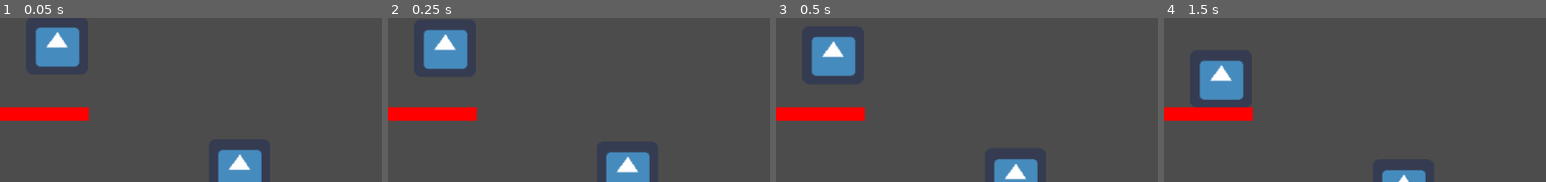
Above: before the commit, frames 1-4 (left to right).
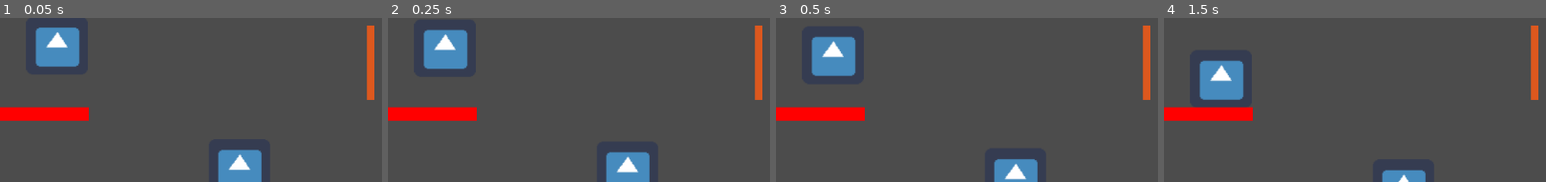
Above: after the commit, the same moments.

Repository: ludum-rlyeh/LD48-deeper-and-deeper
Game: Godot game, scene res://Scenes/InGame/Levels/LevelTests.tscn
Two runs of this game, one before a commit and one after it. Both use one fixed random seed, a clock stepped at 60 frames per second and the inputs below. Before the commit the project has no main scene; this scene is started directly in both runs. The engine's default icon, where the game draws it, is replaced by a stand-in: a white triangle on a blue panel in a dark square.
Inputs:
- Up to frame 1 (0.05 s): no input
- Up to frame 2 (0.25 s): no input
- Up to frame 3 (0.5 s): no input
- Up to frame 4 (1.5 s): tap Enter at 0.5 s; tap Space at 1.25 s
The pictures show only the part of the screen within x 32-82%, y 2-52%; the shares and areas given below are measured in that part.

The runs differ from the first frame. In frame 1, 0.9% of the frame differs, in the area x 96-98%, y 4-50%; in frame 2, 0.9%; in frame 3, 0.9%; in frame 4, 0.9%.

Commit message:
Create state machine

Diff:
--- a/Scenes/InGame/Characters/Character.tscn
+++ b/Scenes/InGame/Characters/Character.tscn
@@ -1,63 +1,104 @@
-[gd_scene load_steps=4 format=2]
+[gd_scene load_steps=7 format=2]
 
 [ext_resource path="res://Assets/icon.png" type="Texture" id=1]
+[ext_resource path="res://Scripts/StateMachine.gd" type="Script" id=2]
 
-[sub_resource type="GDScript" id=1]
-script/source = "extends KinematicBody2D
+[sub_resource type="GDScript" id=6]
+resource_name = "Normal"
+script/source = "extends Node
 
+var fsm: StateMachine
+
+export (Vector2) var jump_impulse= Vector2(0, -300)
 export (Vector2) var speed= Vector2(200,0)
-var velocity = Vector2.ZERO
 export (float) var gravity_scale = 5
-export (Vector2) var jump_impulse= Vector2(0, -300)
-export (Vector2) var rebound = Vector2(0,-150)
 
+onready var CrateDetectorRight : RayCast2D = get_parent().get_parent().find_node(\"CrateDetectorRight\", false)
+onready var CrateDetectorLeft : RayCast2D = get_parent().get_parent().find_node(\"CrateDetectorLeft\", false)
 
-func _ready():
-	pass # Replace with function body.
+var platform_detector
 
-func _physics_process(delta):
-	var snap = $PlatformDetector.cast_to
+func enter(args : Array):
+	platform_detector = fsm.player.find_node(\"PlatformDetector\")
 
-	if Input.is_action_just_pressed(\"ui_select\") and $PlatformDetector.is_colliding():
-		snap = Vector2 (0,0)
-		velocity.y= jump_impulse.y
+func physics_process(delta):
+	var snap = platform_detector.cast_to
+	if Input.is_action_just_pressed(\"ui_select\") and platform_detector.is_colliding():
+		snap = Vector2.ZERO
+		fsm.velocity.y= jump_impulse.y
 
 	if Input.is_action_just_released(\"ui_select\"):
-		velocity.y *= 0.7
+		fsm.velocity.y *= 0.7
 
 	if Input.is_action_pressed(\"ui_right\"):
-		velocity.x=speed.x
+		fsm.velocity.x = speed.x
 
 	elif Input.is_action_pressed(\"ui_left\"):
-		velocity.x= -speed.x
+		fsm.velocity.x= -speed.x
 
 	else:
-		velocity.x=0
+		fsm.velocity.x=0
 
-	# Interactions
-	push_crates()
+	if CrateDetectorRight.is_colliding():
+		var object = CrateDetectorRight.get_collider()
+		if object.is_in_group(\"Boxes\") and fsm.velocity.x > 0:
+			object.push(fsm.velocity / 10.0)
+
+	if CrateDetectorLeft.is_colliding():
+		var object = CrateDetectorLeft.get_collider()
+		if object.is_in_group(\"Boxes\")  and fsm.velocity.x < 0:
+			object.push(fsm.velocity / 10.0)
 
 	var gravity= Vector2(0,98)
-	velocity += gravity * delta * gravity_scale
-	velocity = move_and_slide_with_snap(velocity,snap,Vector2.ZERO,true,4,0.9)
+	fsm.velocity += gravity * delta * gravity_scale
+	fsm.velocity = fsm.player.move_and_slide_with_snap(fsm.velocity, snap, Vector2.ZERO,true,4,0.9)
 
-func push_crates():
-	if $CrateDetectorRight.is_colliding():
-		var object = $CrateDetectorRight.get_collider()
-		if object.is_in_group(\"Boxes\") and velocity.x > 0:
-			object.push(velocity / 10.0)
+func _on_Area2D_area_entered(area):
+	if area.is_in_group(\"Ropes\"):
+		Events.emit_signal(\"rope_handled\", fsm.player.velocity)
 
-	if $CrateDetectorLeft.is_colliding():
-		var object = $CrateDetectorLeft.get_collider()
-		if object.is_in_group(\"Boxes\")  and velocity.x < 0:
-			object.push(velocity / 10.0)
+	fsm.change_to(\"ClimbingRope\", [])
+"
+
+[sub_resource type="GDScript" id=5]
+resource_name = "Climbing"
+script/source = "extends Node
+
+var fsm: StateMachine
+
+var _climbing_velocity = Vector2(0, 30)
+var _rope : Node2D
+
+func enter_state(args : Array):
+	pass
+
+func physics_process(delta):
+	var velocity = get_parent().get_velocity()
+	if Input.is_action_just_pressed(\"ui_up\"):
+		get_parent().set_velocity(velocity - _climbing_velocity)
+	if Input.is_action_just_pressed(\"ui_down\"):
+		get_parent().set_velocity(velocity + _climbing_velocity)
+
+	if Input.is_action_just_pressed(\"ui_right\") or Input.is_action_just_pressed(\"ui_left\"):
+		fsm.change_to(\"SwingingRope\", [])
 "
 
 [sub_resource type="RectangleShape2D" id=2]
 extents = Vector2( 32.7783, 32.2322 )
 
+[sub_resource type="CircleShape2D" id=3]
+radius = 4.3984
+
 [node name="Character" type="KinematicBody2D"]
-script = SubResource( 1 )
+
+[node name="States" type="Node" parent="."]
+script = ExtResource( 2 )
+
+[node name="Normal" type="Node" parent="States"]
+script = SubResource( 6 )
+
+[node name="ClimbingRope" type="Node" parent="States"]
+script = SubResource( 5 )
 
 [node name="Sprite" type="Sprite" parent="."]
 texture = ExtResource( 1 )
@@ -75,3 +116,10 @@
 [node name="CrateDetectorLeft" type="RayCast2D" parent="."]
 enabled = true
 cast_to = Vector2( -50, 0 )
+
+[node name="Area2D" type="Area2D" parent="."]
+
+[node name="CollisionShape2D" type="CollisionShape2D" parent="Area2D"]
+shape = SubResource( 3 )
+
+[connection signal="area_entered" from="Area2D" to="States/Normal" method="_on_Area2D_area_entered"]
--- a/Scenes/InGame/Elements/Box.tscn
+++ b/Scenes/InGame/Elements/Box.tscn
@@ -8,7 +8,6 @@
 var velocity = Vector2.ZERO
 export (float) var gravity_scale = 5
 export (Vector2) var rebound = Vector2(0,-150)
-
 
 func _ready():
 	pass
--- a/Scenes/InGame/Elements/Rope.tscn
+++ b/Scenes/InGame/Elements/Rope.tscn
@@ -8,64 +8,84 @@
 export (float) var half_limit_in_degrees = 80
 export (bool) var debug = false
 export (float) var length_in_pixels = 100
+export (float) var resolution_step = 20
 
 onready var _half_limit_in_rads = deg2rad(half_limit_in_degrees)
-var _swinged = false
 var _swing_direction = 1
 var _velocity = 0
 var _current_length
 
+var _climbing = false
+var _swinging = false
+
+func on_rope_handled(velocity : Vector2, position : Vector2):
+	_velocity = velocity
+
 func on_balanced(velocity : Vector2, mass : float):
-	_swinged = true
+	_swinging = true
 	_swing_direction = sign(velocity.x)
 	_velocity = abs(velocity.x)
 
 func on_unbalanced():
-	_swinged = false
-	var direction = $Line2D.get_point_position(1).direction_to($Line2D.get_point_position(0))
-	var angle = Vector2.DOWN.angle_to(direction)
+	_swinging = false
+	var direction = $Line2D.get_direction()
+	var angle = _angle_with_vertical(direction)
 	if (_swing_direction > 0 and angle > 0) or (_swing_direction < 0 and angle < 0) :
 		_swing_direction *= -1
+
+func _on_climb():
+	_climbing = true
+
+func _climb_up(position : Vector2, velocity : Vector2) -> Vector2:
+	return velocity
+
+func _climb_down(position : Vector2, velocity : Vector2) -> Vector2:
+	return -velocity
 
 func _ready():
 	if debug:
 		on_balanced(Vector2(1, 0), 1)
 
-	$Line2D.set_point_position(0, Vector2(0, length_in_pixels))
-	_current_length = $Line2D.get_point_position(1).distance_to($Line2D.get_point_position(0))
+	$Line2D.initialize(resolution_step, length_in_pixels)
+	_current_length = $Line2D.get_length()
 
 func _process(delta):
-	$icon.position = $Line2D.get_point_position(0)
-	if _swinged:
+#	$icon.position = $Line2D.get_point_position(0)
+	if _swinging:
 		swing(delta)
 	else:
 		unswing(delta)
+
+	if _climbing:
+		#animation climbing
+		pass
 
 	if debug:
 		if Input.is_action_just_pressed(\"ui_down\"):
 			on_unbalanced()
 
+func unswing(delta):
+	var direction = $Line2D.get_direction()
+	var angle = _angle_with_vertical(direction)
+	var angular_velocity = _get_angular_velocity(delta)
 
-func unswing(delta):
-
-	var direction = $Line2D.get_point_position(1).direction_to($Line2D.get_point_position(0))
-	var angle = Vector2.DOWN.angle_to(direction)
-
-	var angular_velocity = _velocity * _swing_direction * delta
+	if angle == 0:
+		return
 
 	if sign(angle + angular_velocity) != sign(angle):
 		_velocity = 0
 		angle = 0
 	else:
-		angle += _velocity * _swing_direction * delta
+		angle += angular_velocity
 
 	direction = Vector2.DOWN.rotated(angle)
-	$Line2D.set_point_position(0, $Line2D.get_point_position(1) + direction * _current_length)
+	var new_position = $Line2D.get_point_position(1) + direction * _current_length
+	$Line2D.update_position(new_position)
 
 func swing(delta):
-		var direction = $Line2D.get_point_position(1).direction_to($Line2D.get_point_position(0))
-		var angle = Vector2.DOWN.angle_to(direction)
-		angle += _velocity * _swing_direction * delta
+		var direction = $Line2D.get_direction()
+		var angle = _angle_with_vertical(direction)
+		angle += _get_angular_velocity(delta)
 
 		if abs(angle) > _half_limit_in_rads:
 			var offset = abs(angle) - _half_limit_in_rads
@@ -73,17 +93,68 @@
 			_swing_direction *= -1
 
 		direction = Vector2.DOWN.rotated(angle)
-		$Line2D.set_point_position(0, $Line2D.get_point_position(1) + direction * _current_length)
+
+		var new_position = $Line2D.get_point_position(1) + direction * _current_length
+		$Line2D.update_position(new_position)
+
+
+func _get_angular_velocity(delta) -> float :
+	return _velocity * _swing_direction * delta
+
+func _angle_with_vertical(direction : Vector2) -> float:
+	return Vector2.DOWN.angle_to(direction)
+
+func _on_Area2D_body_entered(body):
+	Events.emit_signal(\"rope_handled\", get_parent())
 "
 
+[sub_resource type="GDScript" id=2]
+script/source = "extends Line2D
+
+func last_point():
+	return get_point_count() - 1
+
+func get_direction() -> Vector2:
+	return get_point_position(0).direction_to(get_point_position(last_point()))
+
+func get_length() -> float:
+	return get_point_position(0).distance_to(get_point_position(last_point()))
+
+func initialize(resolution_step : float, length : float):
+	set_point_position(0, Vector2.ZERO)
+	set_point_position(last_point(), Vector2(0, length))
+	var current_step = resolution_step
+	var position_index = 1
+	while current_step*position_index < length:
+		add_point(Vector2(0, current_step*position_index), position_index)
+		position_index+=1
+
+func update_position(position : Vector2):
+	set_point_position(last_point(), position)
+"
+
+[sub_resource type="SegmentShape2D" id=3]
+b = Vector2( 0, 196.412 )
+
 [node name="Rope" type="Node2D"]
+position = Vector2( 147.043, 30.5871 )
 script = SubResource( 1 )
-debug = true
 
 [node name="Line2D" type="Line2D" parent="."]
 points = PoolVector2Array( 0, 196.319, 0, 0 )
 default_color = Color( 0.870588, 0.34902, 0.121569, 1 )
+script = SubResource( 2 )
 
 [node name="icon" type="Sprite" parent="."]
+visible = false
 position = Vector2( -0.977013, 194.917 )
 texture = ExtResource( 1 )
+
+[node name="Area2D" type="Area2D" parent="."]
+collision_layer = 0
+collision_mask = 8
+
+[node name="CollisionShape2D" type="CollisionShape2D" parent="Area2D"]
+shape = SubResource( 3 )
+
+[connection signal="body_entered" from="Area2D" to="." method="_on_Area2D_body_entered"]
--- a/Scenes/InGame/Levels/LevelTests.tscn
+++ b/Scenes/InGame/Levels/LevelTests.tscn
@@ -1,7 +1,8 @@
-[gd_scene load_steps=5 format=2]
+[gd_scene load_steps=6 format=2]
 
 [ext_resource path="res://Scenes/InGame/Elements/Box.tscn" type="PackedScene" id=1]
 [ext_resource path="res://Scenes/InGame/Characters/Character.tscn" type="PackedScene" id=2]
+[ext_resource path="res://Scenes/InGame/Elements/Rope.tscn" type="PackedScene" id=3]
 
 [sub_resource type="RectangleShape2D" id=1]
 extents = Vector2( 500.167, 76.7412 )
@@ -40,3 +41,6 @@
 
 [node name="Character" parent="." instance=ExtResource( 2 )]
 position = Vector2( 142, 213 )
+
+[node name="Rope" parent="." instance=ExtResource( 3 )]
+position = Vector2( 822.203, 178.471 )
--- /dev/null
+++ b/Scripts/StateMachine.gd
@@ -0,0 +1,46 @@
+extends Node
+
+class_name StateMachine
+
+
+
+var velocity = Vector2.ZERO
+onready var player = get_parent()
+
+var _state : Object
+
+func _ready():
+	_state = get_node("Normal")
+	_enter_state([])
+
+func change_to(new_state, args : Array):
+	_state = get_node(new_state)
+	_enter_state(args)
+
+func _enter_state(args : Array):
+	_state.fsm = self
+	_state.enter(args)
+
+func _process(delta):
+	if _state.has_method("process"):
+		_state.process(delta)
+
+func _physics_process(delta):
+	if _state.has_method("physics_process"):
+		_state.physics_process(delta)
+
+func _input(event):
+	if _state.has_method("input"):
+		_state.input(event)
+
+func _unhandled_input(event):
+	if _state.has_method("unhandled_input"):
+		_state.unhandled_input(event)
+
+func _unhandled_key_input(event):
+	if _state.has_method("unhandled_key_input"):
+		_state.unhandled_key_input(event)
+
+func _notification(what):
+	if _state && _state.has_method("notification"):
+		_state.notification(what)
--- a/project.godot
+++ b/project.godot
@@ -8,9 +8,20 @@
 
 config_version=4
 
+_global_script_classes=[ {
+"base": "Node",
+"class": "StateMachine",
+"language": "GDScript",
+"path": "res://Scripts/StateMachine.gd"
+} ]
+_global_script_class_icons={
+"StateMachine": ""
+}
+
 [application]
 
 config/name="LD48-deeper-and-deeper"
+run/main_scene="res://Scenes/InGame/Levels/LevelTests.tscn"
 config/icon="res://Assets/icon.png"
 
 [autoload]
@@ -50,6 +61,10 @@
  ]
 }
 
+[layer_names]
+
+2d_physics/layer_4="rope"
+
 [physics]
 
 common/enable_pause_aware_picking=true
Not shown: 1 places in Scenes/InGame/Elements/Rope.tscn that only renumber resources
